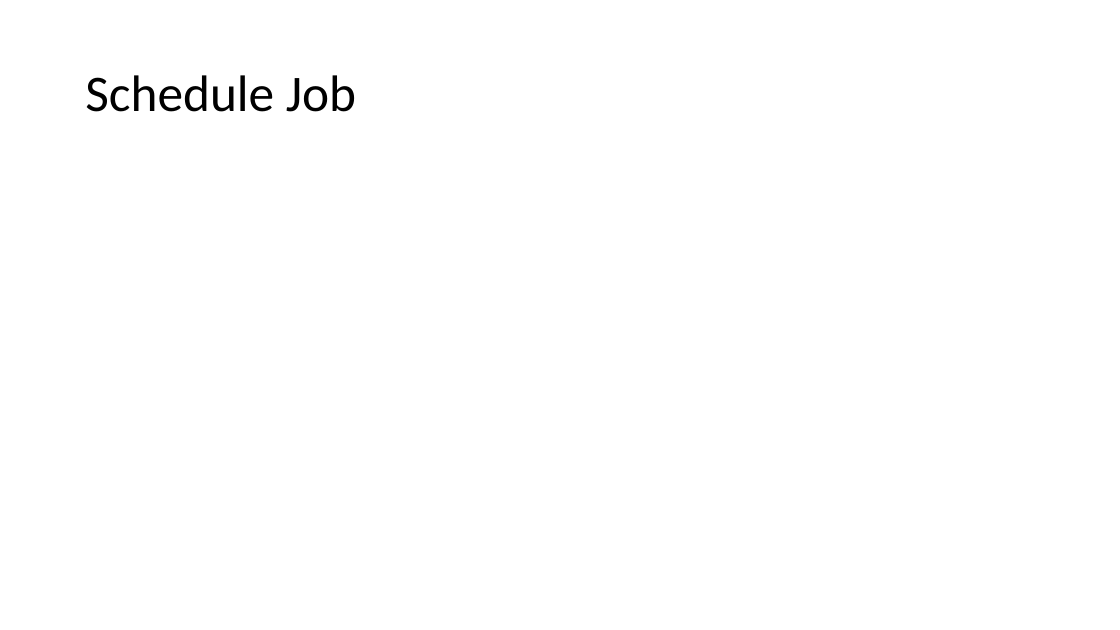
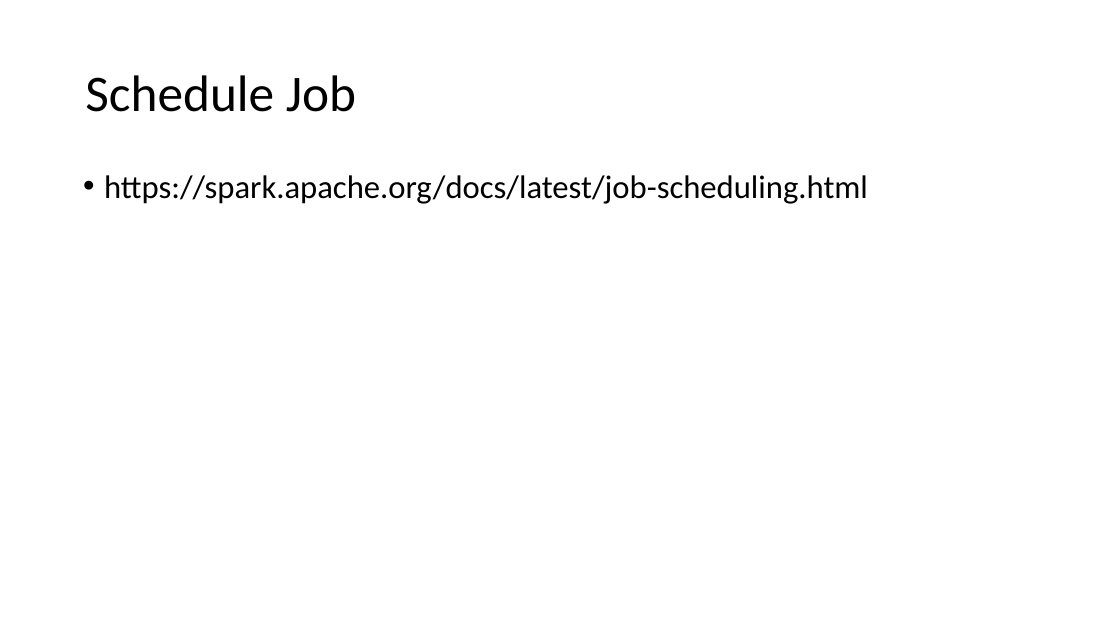
Before and after one commit to MooyoungLee/learn-spark, a slide deck: slide 30 of Presentation/Learning Spark 2017.pptx (slide 31 before the commit). Drawn at 1120x630 pixels with LibreOffice and Linux fonts; fonts in the diff are those of the drawing. Boxes give left, top, right and bottom in pixels: in the first picture for what was removed or moved away, otherwise in the second. Text is boxed around its words. In the diff, an @@ line names an element or a change of style, - is before the commit and + after.

```diff
--- a/Presentation/Learning Spark 2017.pptx
+++ b/Presentation/Learning Spark 2017.pptx
@@ text added at [104,175,868,204], 28 pt, text #000000 @@
+• https://spark.apache.org/docs/latest/job-scheduling.html
```
Also in this commit, not shown: 22 other slides changed, 8 slides added, 9 slides removed.
